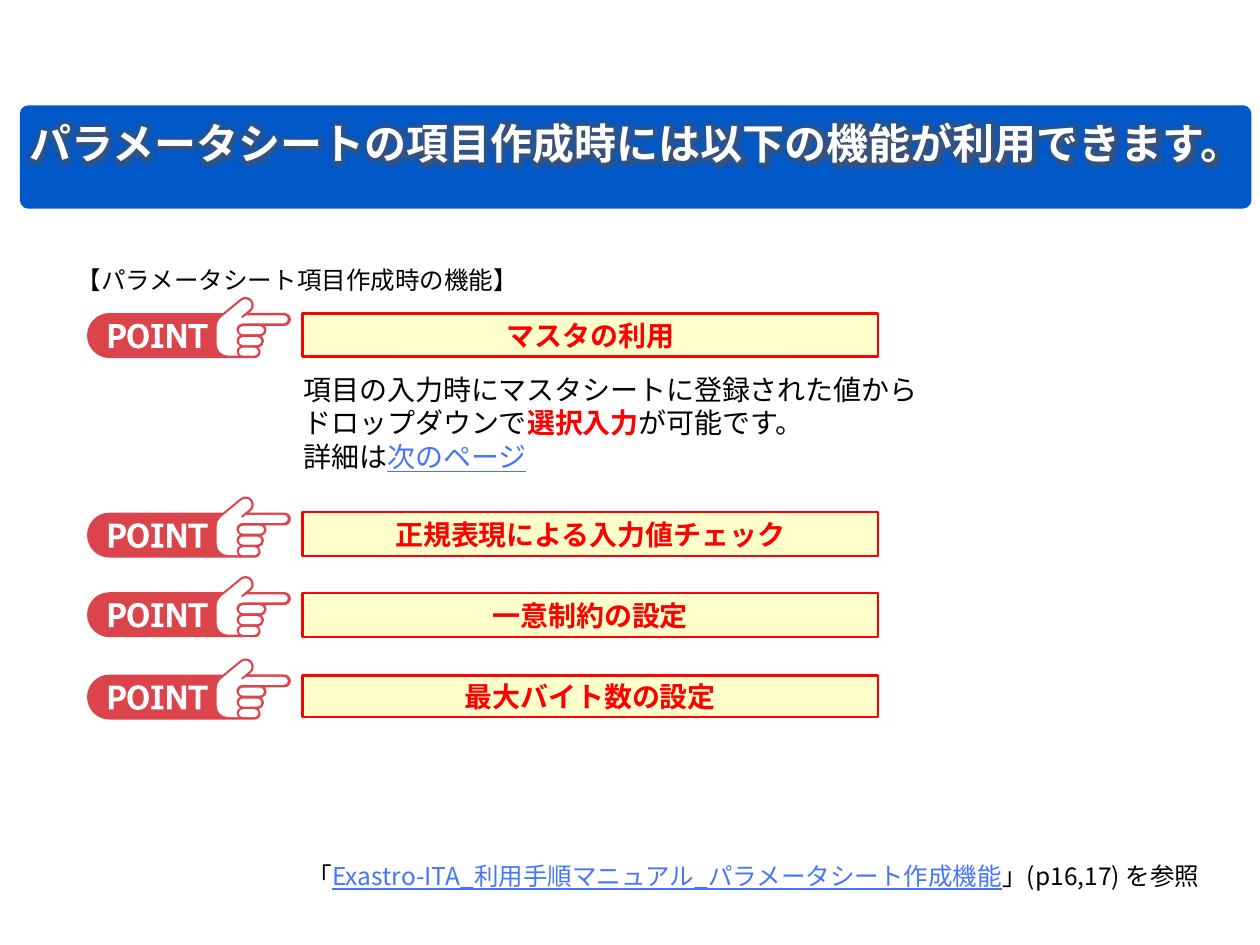
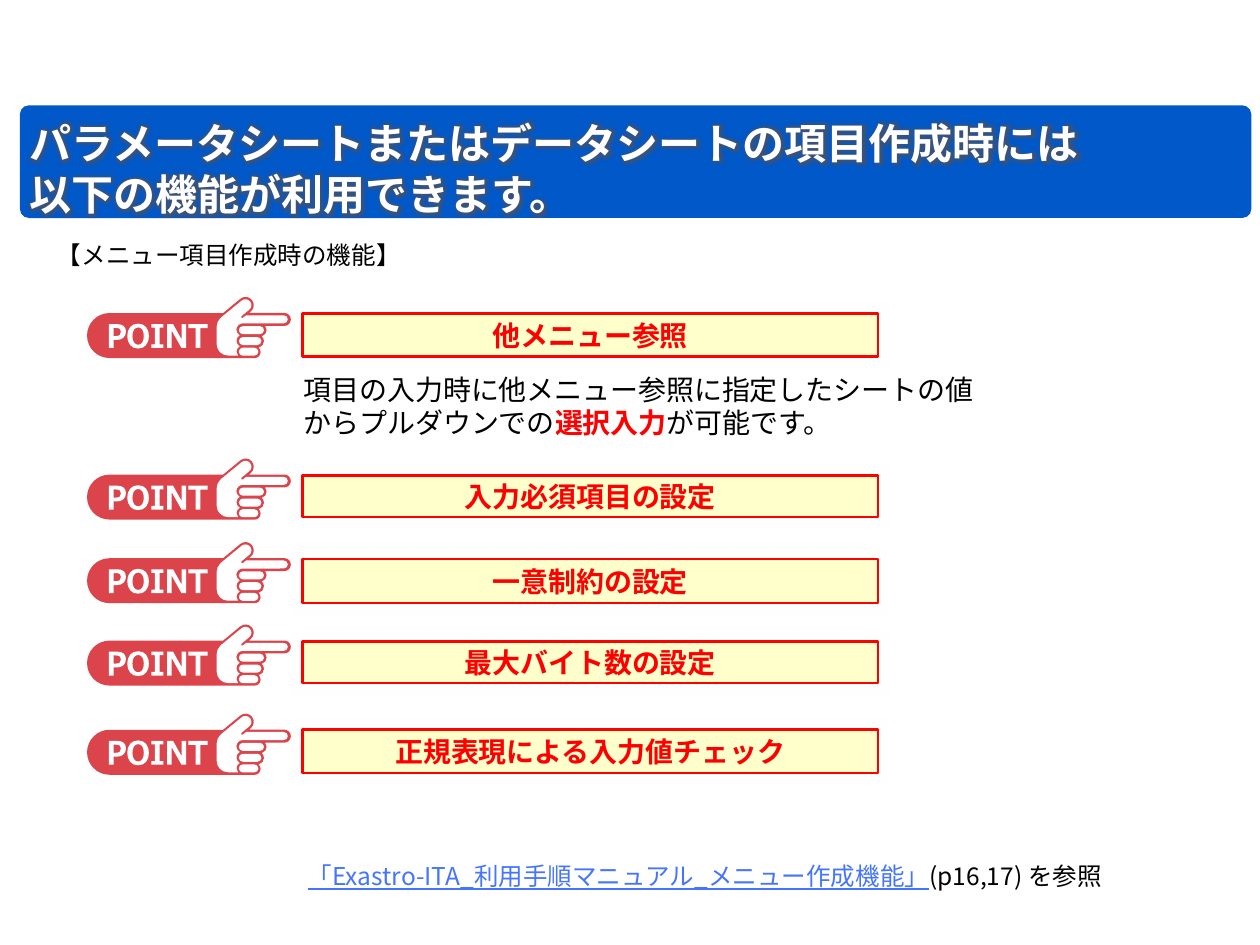
Before and after one commit to exastro-suite/it-automation-docs, a slide deck: slide 27 of asset/Learn_ja/ITA-hg-ps_classroom_lecture_ja.pptx (slide 26 before the commit). Drawn at 1260x945 pixels with LibreOffice and Linux fonts; fonts in the diff are those of the drawing; background and template pictures are left out. Boxes give left, top, right and bottom in pixels: in the first picture for what was removed or moved away, otherwise in the second. Text is boxed around its words. In the diff, an @@ line names an element or a change of style, - is before the commit and + after.

```diff
--- a/asset/Learn_ja/ITA-hg-ps_classroom_lecture_ja.pptx
+++ b/asset/Learn_ja/ITA-hg-ps_classroom_lecture_ja.pptx
@@ rounded rectangle "パラメータシートまたはデータシートの項目作成時には": place and size @@
-rounded rectangle "パラメータシートまたはデータシートの項目作成時には" at (20, 106, 1251, 209)
+rounded rectangle "パラメータシートまたはデータシートの項目作成時には" at (20, 106, 1251, 218)
@@ text in rounded rectangle at (30, 121, 1079, 221): text changed @@
-パラメータシートの項目作成時には以下の機能が利用できます。
+パラメータシートまたはデータシートの項目作成時には
+以下の機能が利用できます。
@@ text at (57, 243, 401, 266): text changed @@
-【パラメータシート項目作成時の機能】
+【メニュー項目作成時の機能】
@@ text in rectangle at (493, 322, 688, 349): text changed @@
-マスタの利用
+他メニュー参照
@@ text at (304, 376, 974, 436): text changed @@
-項目の入力時にマスタシートに登録された値から
-ドロップダウンで選択入力が可能です。
-詳細は次のページ
+項目の入力時に他メニュー参照に指定したシートの値からプルダウンでの選択入力が可能です。
@@ freeform shape added at (87, 459, 291, 519), fill #DC444C @@
@@ freeform shape added at (217, 461, 287, 518), fill #FFFFFF @@
@@ rectangle added at (302, 475, 878, 517), fill #FFFFCC, outline #FF0000 1.5 pt, 16 pt, text #FF0000, bold @@
+入力必須項目の設定
@@ freeform shape added at (108, 485, 207, 510), fill #FFFFFF @@
@@ 6 freeform shapes, 2 rectangles: place and size @@
-6 freeform shapes, 2 rectangles at (87, 576, 878, 719)
+6 freeform shapes, 2 rectangles at (87, 542, 878, 685)
@@ freeform shape: place and size @@
-freeform shape at (87, 496, 291, 557)
+freeform shape at (87, 713, 291, 774)
@@ freeform shape: place and size @@
-freeform shape at (217, 499, 287, 556)
+freeform shape at (217, 716, 287, 772)
@@ freeform shape: place and size @@
-freeform shape at (108, 523, 207, 548)
+freeform shape at (108, 741, 207, 766)
@@ rectangle "正規表現による入力値チェック": place and size @@
-rectangle "正規表現による入力値チェック" at (302, 512, 878, 556)
+rectangle "正規表現による入力値チェック" at (302, 730, 878, 774)
@@ text at (308, 864, 1102, 891): text changed @@
-「Exastro-ITA_利用手順マニュアル_パラメータシート作成機能」(p16,17) を参照
+「Exastro-ITA_利用手順マニュアル_メニュー作成機能」(p16,17) を参照
```
Also in this commit, not shown: 24 other slides changed, 1 slide added, 1 other file.
